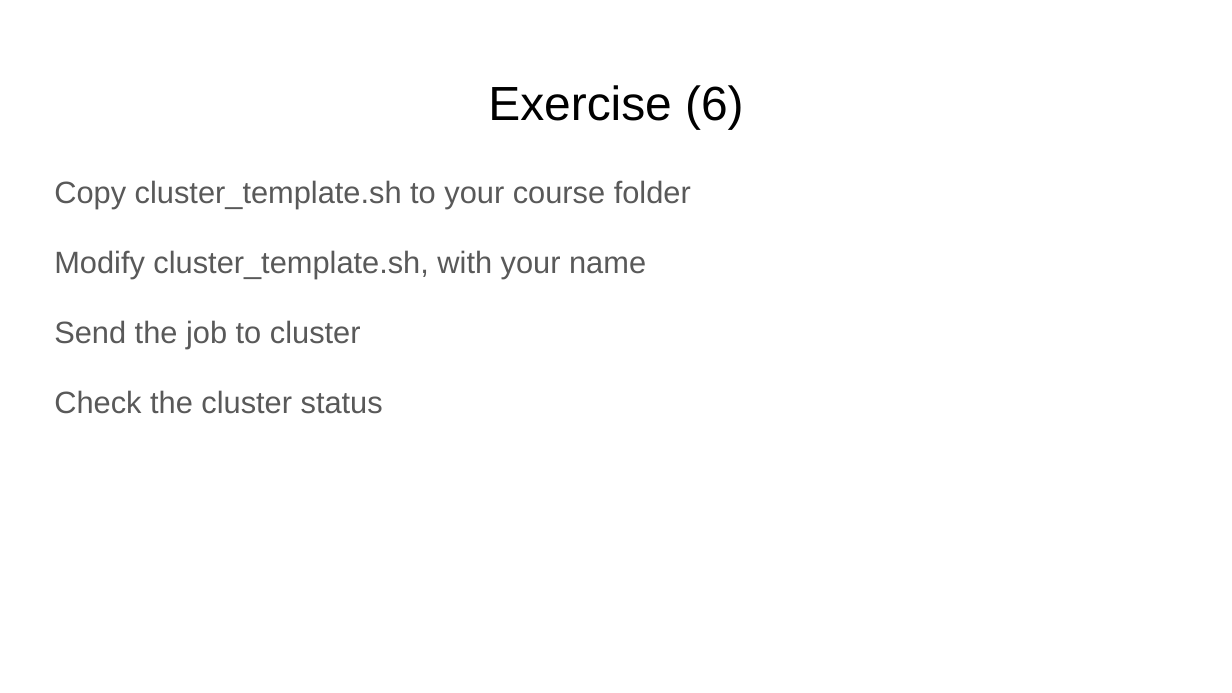
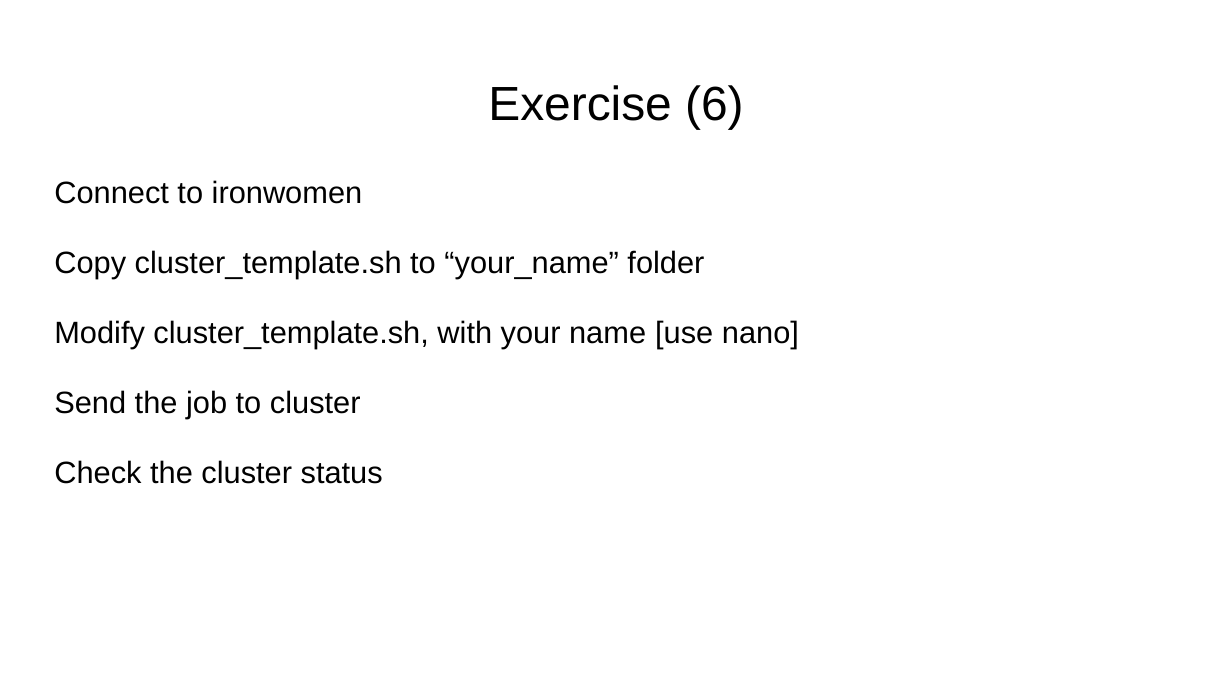
Before and after one commit to FusterTormo/BioinfoWorkshop, a slide deck: slide 53 of Introduction to Linux.pptx (slide 50 before the commit). Drawn at 1232x693 pixels with LibreOffice and Linux fonts; fonts in the diff are those of the drawing. Boxes give left, top, right and bottom in pixels: in the first picture for what was removed or moved away, otherwise in the second. Text is boxed around its words. In the diff, an @@ line names an element or a change of style, - is before the commit and + after.

```diff
--- a/Introduction to Linux.pptx
+++ b/Introduction to Linux.pptx
@@ text at box(54, 180, 799, 349): text changed; text colour #595959 to #000000 @@
-Copy cluster_template.sh to your course folder
-Modify cluster_template.sh, with your name
+Connect to ironwomen
+Copy cluster_template.sh to “your_name” folder
+Modify cluster_template.sh, with your name [use nano]
@@ text at box(54, 390, 383, 484): text colour #595959 to #000000 in "Send the job to cluster", "Check the cluster status" @@
```
Also in this commit, not shown: 14 other slides changed, 4 slides added, 1 slide removed, 1 other file.
